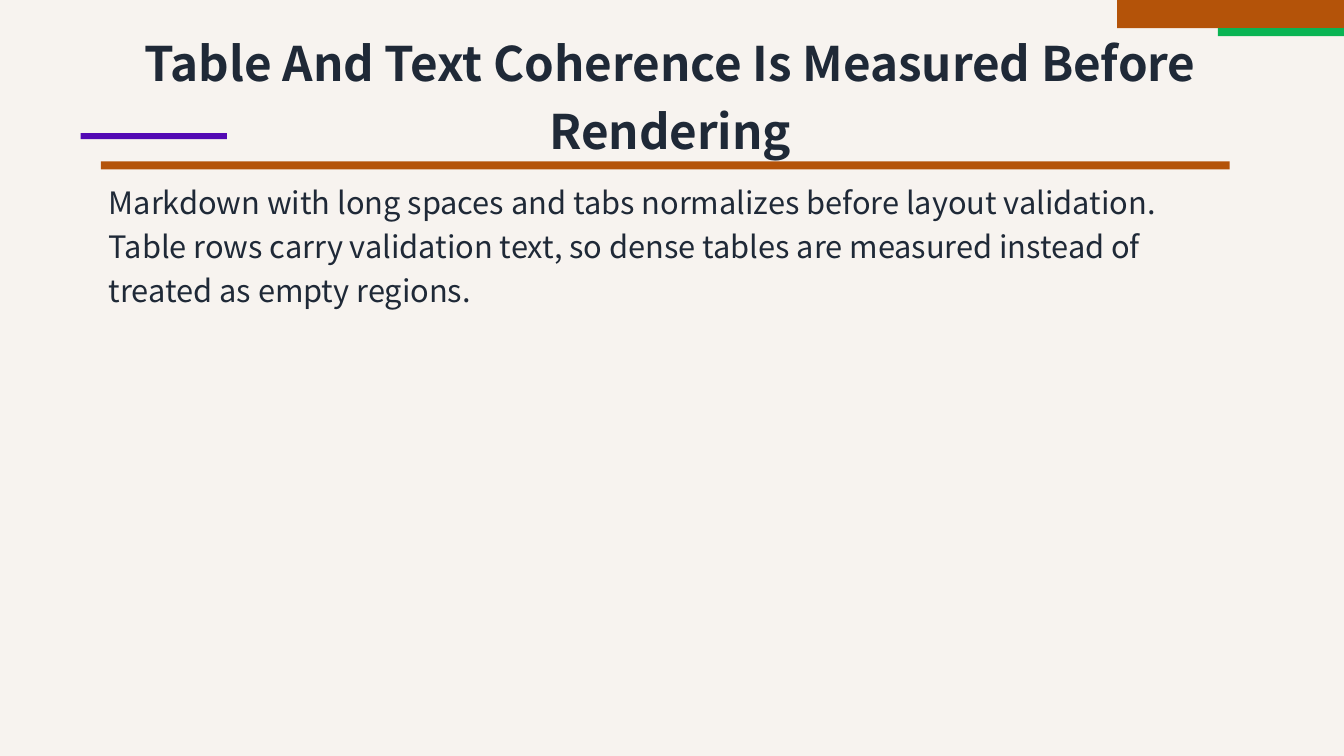
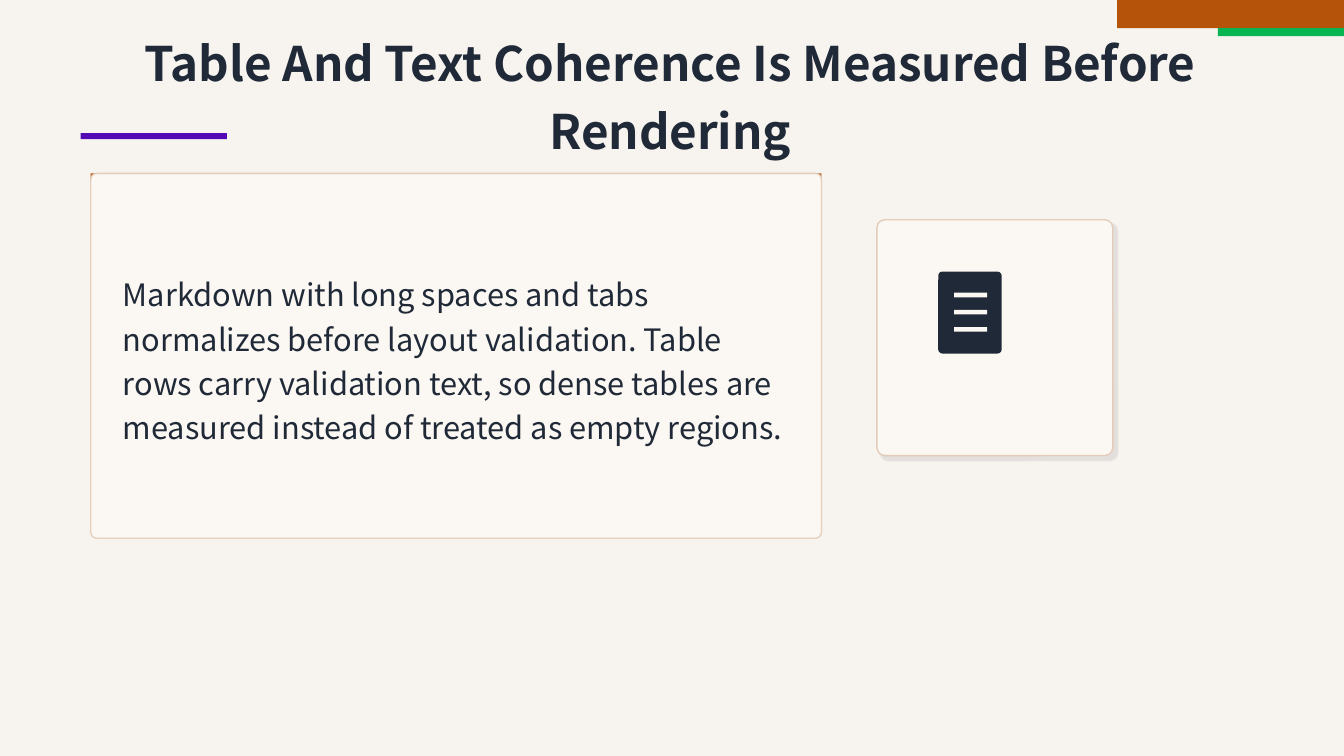
Before and after one commit to ch040602/mdpr-skill, a slide deck: slide 5 of artifacts/llm-before-after/llm-hint-after-editorial.pptx. Drawn at 1344x756 pixels with LibreOffice and Linux fonts; fonts in the diff are those of the drawing. Boxes give left, top, right and bottom in pixels: in the first picture for what was removed or moved away, otherwise in the second. Text is boxed around its words. In the diff, an @@ line names an element or a change of style, - is before the commit and + after.

Commit message:
Refresh two-theme LLM hint comparison decks

```diff
--- a/artifacts/llm-before-after/llm-hint-after-editorial.pptx
+++ b/artifacts/llm-before-after/llm-hint-after-editorial.pptx
@@ rectangle: place and size @@
-rectangle at [101,161,1230,169]
+rectangle at [91,173,822,181]
@@ rounded rectangle added at [91,173,822,538], fill #FBF7F2, outline #E3CDBA 1 pt @@
@@ text "Markdown with long spaces and ...": place and size @@
-text "Markdown with long spaces and ..." at [109,189,1156,310]
+text "Markdown with long spaces and ..." at [123,281,782,447]
@@ text "Markdown with long spaces and ..." at [123,281,782,447]: vertical alignment top to middle @@
@@ rounded rectangle added at [877,220,1113,456], fill #FBF7F2, outline #E3CDBA 1 pt @@
@@ rounded rectangle added at [939,271,1002,353], fill #1F2937 @@
@@ rectangle added at [955,292,988,297], fill #FBF7F2 @@
@@ rectangle added at [955,310,988,315], fill #FBF7F2 @@
@@ rectangle added at [955,328,988,333], fill #FBF7F2 @@
```
Also in this commit, not shown: 3 other slides changed, 23 other files.
